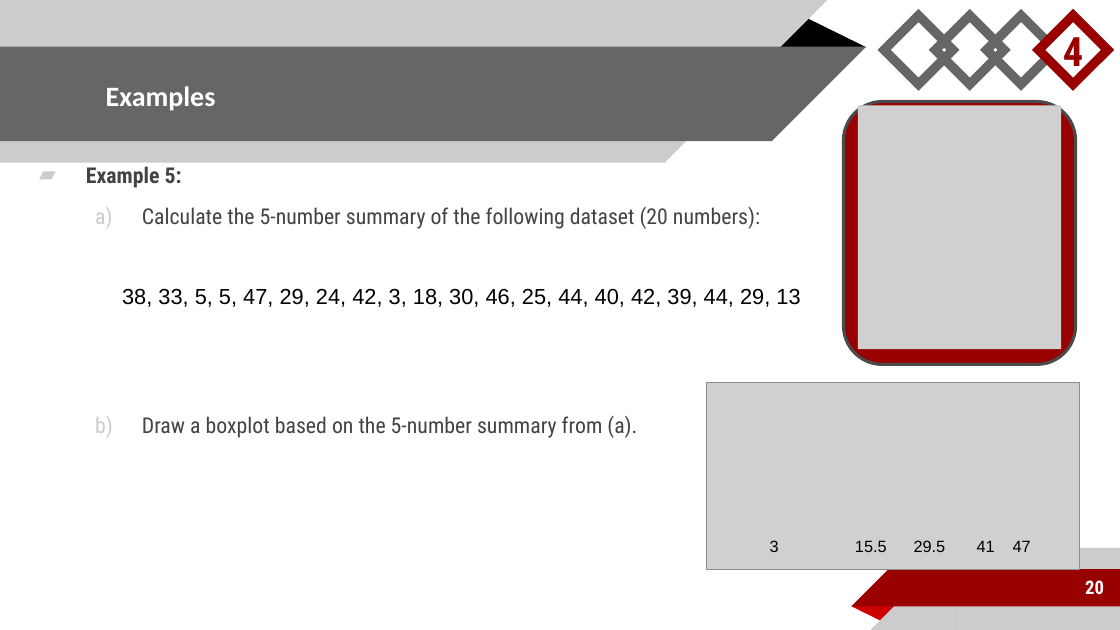
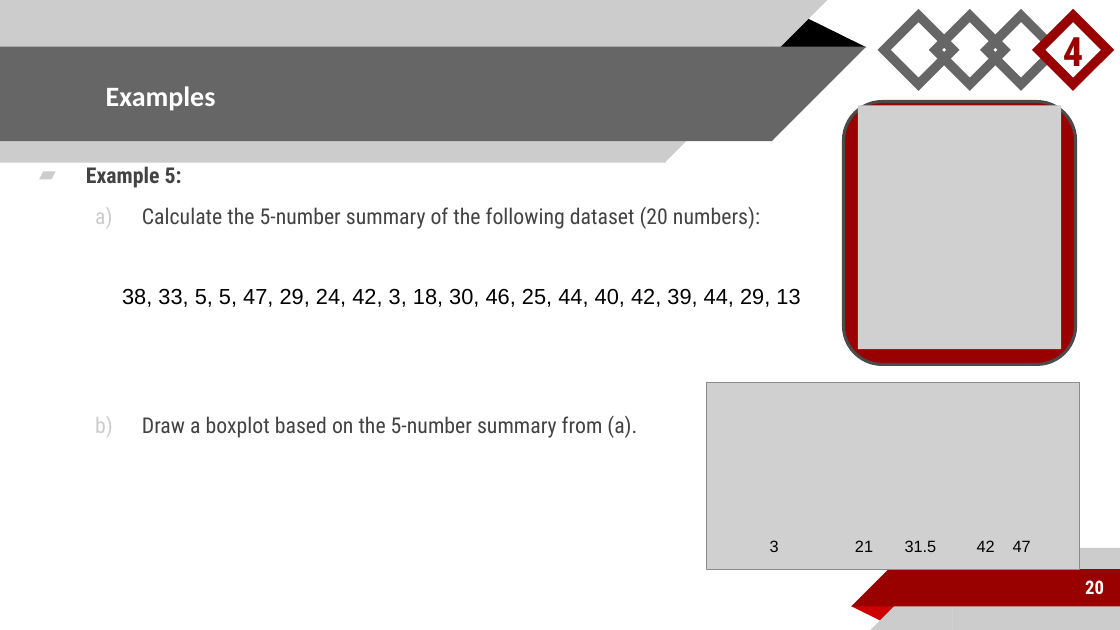
Before and after one commit to coltongearhart/math125, a slide deck: slide 20 of stats/describing-and-analyzing-data.pptx. Drawn at 1120x630 pixels with LibreOffice and Linux fonts; fonts in the diff are those of the drawing; grey boxes stand for pictures. Boxes give left, top, right and bottom in pixels: in the first picture for what was removed or moved away, otherwise in the second. Text is boxed around its words. In the diff, an @@ line names an element or a change of style, - is before the commit and + after.

```diff
--- a/stats/describing-and-analyzing-data.pptx
+++ b/stats/describing-and-analyzing-data.pptx
@@ text at bbox=[770, 540, 1031, 552]: text changed @@
-3 15.5 29.5 41 47
+3 21 31.5 42 47
```
Also in this commit, not shown: 1 other file.
